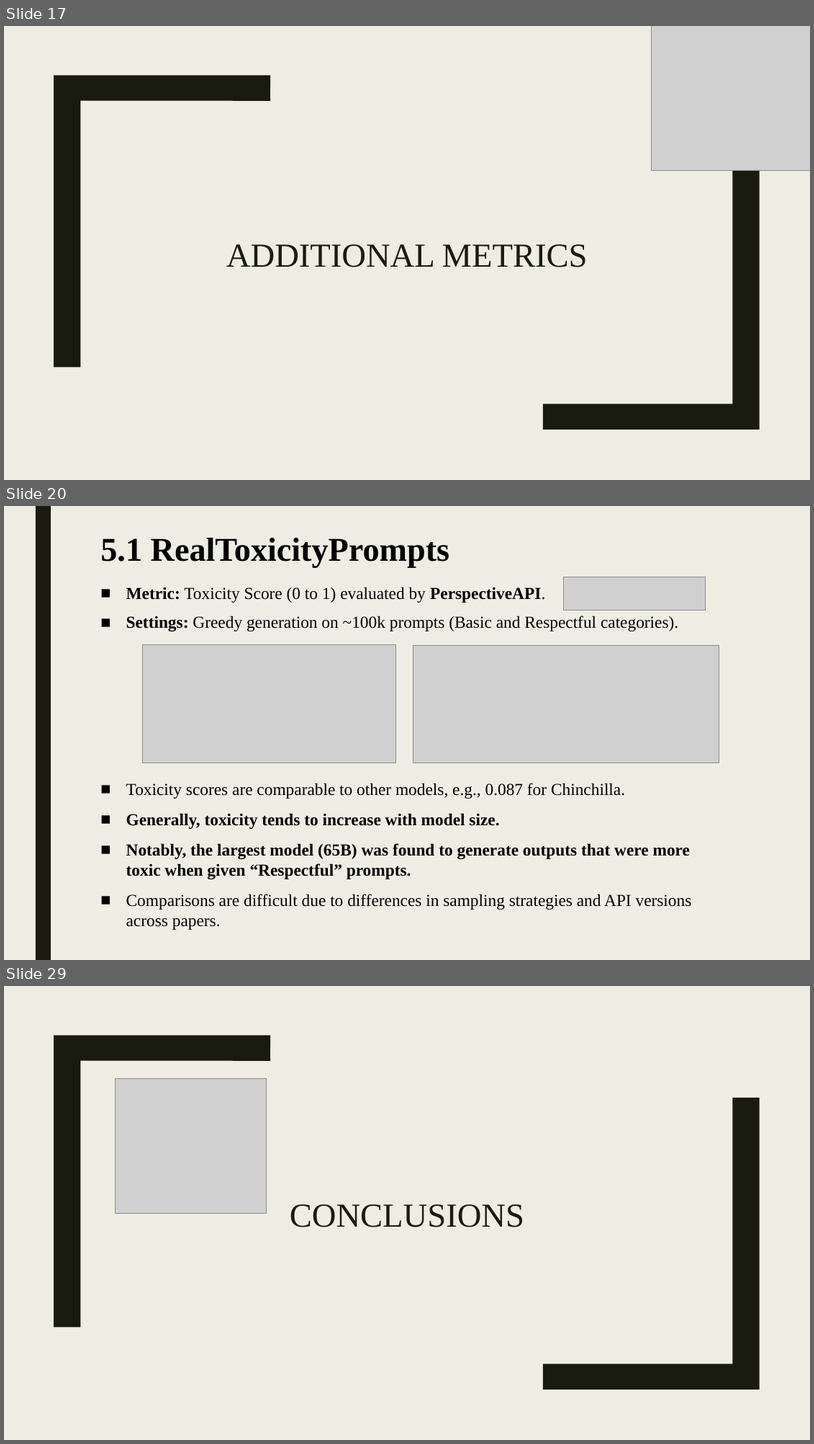
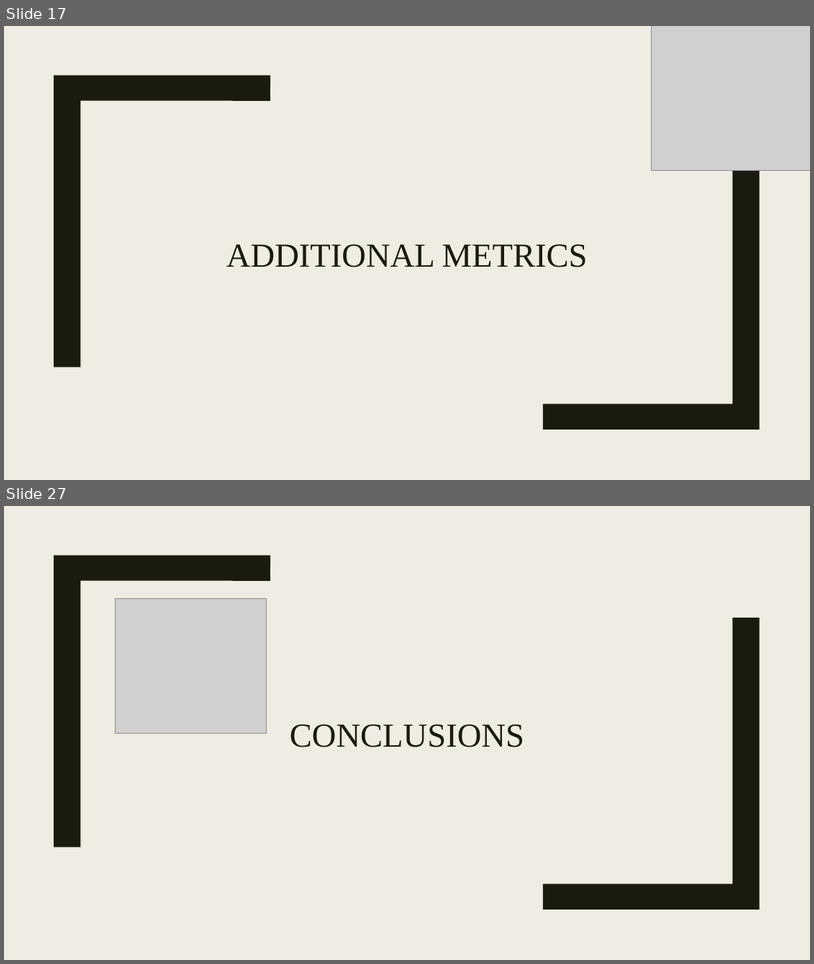
Before and after one commit to shlomi1993/llm-from-scratch, a slide deck: presentation/Lecture Slides.pptx. Shown one above the other, each under a label of ours: slides 17, 20 and 29 before the commit, slides 17 and 27 after it; the slides between them are not shown. The pictures are 814x1444 and 814x964 pixels, drawn with LibreOffice and Linux fonts; fonts in the diff are those of the drawing; grey boxes stand for pictures. Boxes give left, top, right and bottom in pixels: in the first picture for what was removed or moved away, otherwise in the second. Text is boxed around its words. In the diff, an @@ line names an element or a change of style, - is before the commit and + after.

```diff
--- a/presentation/Lecture Slides.pptx
+++ b/presentation/Lecture Slides.pptx
@@ slide 20 removed at <box>4,506,810,960</box>, background #EFEDE3 @@
@@ rectangle removed at <box>36,506,51,960</box> @@
@@ title removed at <box>100,538,450,567</box> @@
-5.1 RealToxicityPrompts
@@ text removed at <box>126,587,679,631</box> @@
-■ Metric: Toxicity Score (0 to 1) evaluated by PerspectiveAPI.
-■ Settings: Greedy generation on ~100k prompts (Basic and Respectful categories).
@@ picture removed at <box>563,577,706,610</box> @@
@@ picture removed at <box>142,645,396,762</box> @@
@@ picture removed at <box>413,646,720,762</box> @@
@@ text removed at <box>126,782,692,929</box> @@
-■ Toxicity scores are comparable to other models, e.g., 0.087 for Chinchilla.
-■ Generally, toxicity tends to increase with model size.
-■ Notably, the largest model (65B) was found to generate outputs that were more toxic when given “Respectful” prompts.
-■ Comparisons are difficult due to differences in sampling strategies and API versions across papers.
@@ what was slide 29 is now slide 27 @@
```
Also in this commit, not shown: 12 slides changed, 3 slides added, 4 other slides removed.
